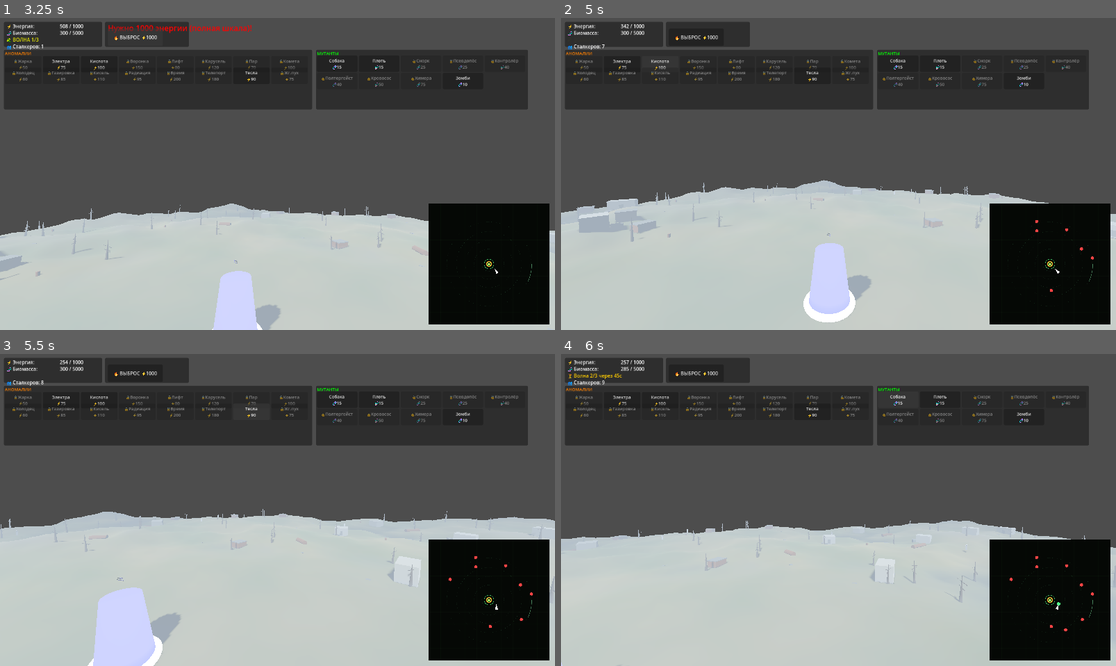
Above: before the commit, frames 1-4 (two rows, left to right).
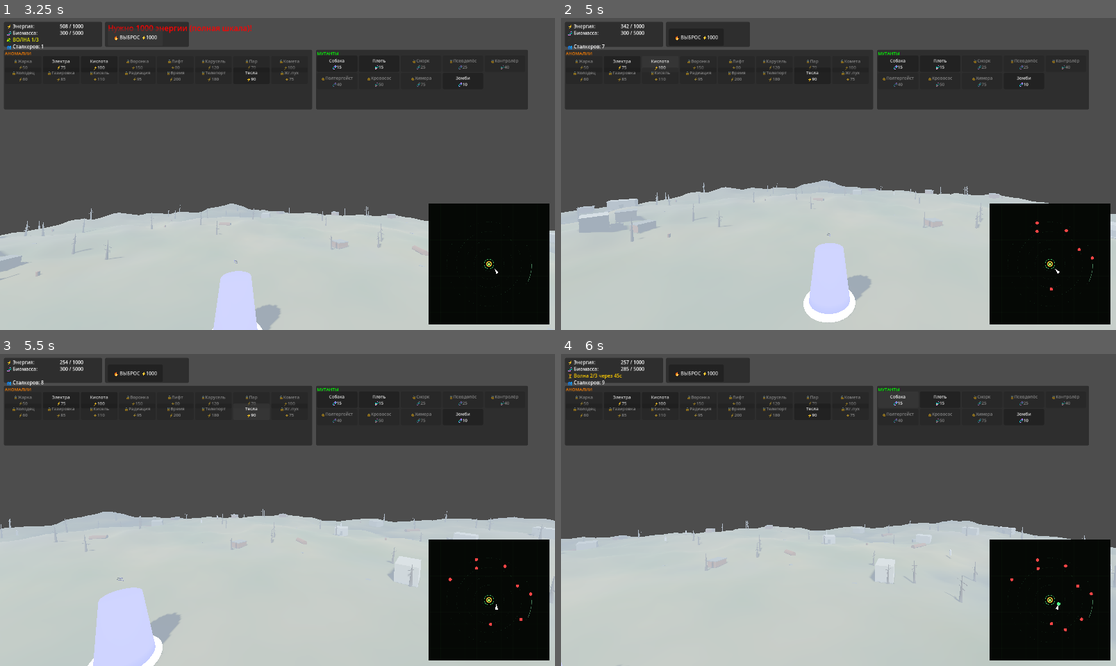
Above: after the commit, the same moments.

Repository: MisStiCc/StalkerRevert
Game: Godot game, scene res://scenes/ui/main_menu.tscn
Two runs of this game, one before a commit and one after it. Both use one fixed random seed, a clock stepped at 60 frames per second and the inputs below.
Inputs:
- Up to frame 1 (3.25 s): click "НОВАЯ ИГРА" at 0.5 s; click "НАЧАТЬ НОВЫЙ ЗАБЕГ" at 1.25 s; click "▶ СТАРТ" at 2 s; click "🔥 ВЫБРОС ⚡1000" at 2.75 s
- Up to frame 2 (5 s): click "Электра ⚡75" at 3.5 s; click "Кислота ⚡100" at 4.25 s
- Up to frame 3 (5.5 s): click "Тесла ⚡90" at 5 s
- Up to frame 4 (6 s): click "Собака 🧬15" at 5.75 s

Frame 1 is identical in both runs. In frame 2, less than 0.1% of the frame differs, in the area x 59-96%, y 54-88%; in frame 3, less than 0.1%; in frame 4, less than 0.1%, in the area x 18-100%, y 56-89%.
Error before the commit: Parse Error: Cannot find member "z" in base "Vector2". (res://components/state_machine_component.gd:204)

Commit message:
fix: опечатки в антизастревании v2 (Vector2.z -> detour.z, _delta -> delta в CARRY_ARTIFACT) - сталкеры не компилились

Diff:
--- a/components/state_machine_component.gd
+++ b/components/state_machine_component.gd
@@ -201,7 +201,7 @@
 	var flat := Vector2(detour.x, detour.z)
 	if flat.length() > 145.0:
 		flat = flat.normalized() * 145.0
-		detour = Vector3(flat.x, detour.y, flat.z)
+		detour = Vector3(flat.x, detour.y, detour.z)
 	print("StateMachine: антизастревание #", _stuck_detours, " - обходная точка ", detour)
 	navigation.move_to(detour)
 
@@ -251,7 +251,7 @@
 			_target_update_timer = 0.0
 
 
-func _process_carry_artifact(_delta):
+func _process_carry_artifact(delta):
 	if carry and carry.has_artifact():
 		# Артефакт украден, когда сталкер вынес его за периметр Зоны
 		var dist_from_monolith: float = stalker.global_position.distance_to(
